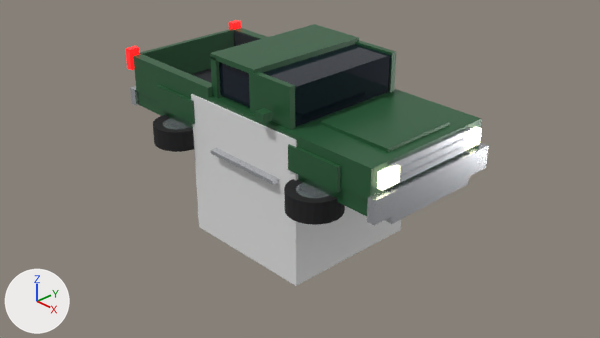
The Blender file cars/bodies/pickup.blend, before and after one commit.
The view is the same before and after, from the file's camera 'Camera'. Arrows for +X, +Y and +Z are at lower left; the lights stay in place. The picture after the commit comes second.

The first picture shows 'Body', 'Cube', 'HeadlightL', 'Trim', 'Wheel_FL', 'Wheel_RL', 'Windows' and 4 more.
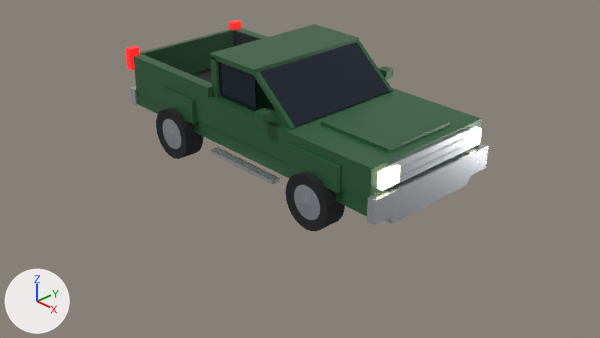
Boxes [x1, y1, x2, y2] around the edits, measured in the pictures (600 x 338 px; the box of a moved part takes in the faces that stretch with it):
'Cube', deleted
    before: [191, 94, 401, 286]
'Windows', reshaped
    before: [219, 44, 391, 127]
    after: [218, 42, 389, 127]
'Wheel_FL', turned
    before: [284, 179, 345, 225]
    after: [285, 172, 345, 231]
'Wheel_RL', turned
    before: [153, 115, 194, 152]
    after: [156, 108, 203, 159]
part 1 of me_body, moved or reshaped
    before: [249, 71, 295, 130]
    after: [254, 72, 295, 129]
part 2 of me_body, moved or reshaped
    before: [355, 40, 396, 92]
    after: [356, 41, 393, 92]
part 4 of me_wheel_mesh, moved or reshaped
    before: [153, 115, 345, 225]
    after: [156, 108, 345, 231]

The edits, one by one:
me_body has 152 vertices, 114 faces and spans x -2.42..2.15, y -1.14..1.14, z 0.44..1.62.
me_body is used by ob_body; location (0.0, 0.0, 0.0).
Part 1, on me_body:
Vertex 56 of me_body moves from (0.1, -0.84, 1.04) to (0.82, -0.84, 1.06) at pixel (295, 127).
Vertex 57 of me_body moves from (0.82, -0.84, 1.04) at pixel (295, 128) to (0.82, -0.9, 1.06) at pixel (291, 128).
Vertex 58 of me_body moves from (0.82, -0.84, 1.58) at pixel (295, 85) to (0.2, -0.9, 1.58) at pixel (255, 72).
Vertex 59 of me_body moves from (0.1, -0.84, 1.58) to (0.2, -0.84, 1.58) at pixel (259, 71).
Vertex 60 of me_body moves from (0.1, -0.92, 1.04) at pixel (250, 113) to (0.78, -0.84, 1.02).
Vertex 61 of me_body moves from (0.82, -0.92, 1.04) at pixel (290, 130) to (0.78, -0.9, 1.02).
Vertex 62 of me_body moves from (0.82, -0.92, 1.58) at pixel (289, 87) to (0.16, -0.9, 1.54) at pixel (253, 75).
Vertex 63 of me_body moves from (0.1, -0.92, 1.58) at pixel (248, 71) to (0.16, -0.84, 1.54).
Part 2, on me_body:
Vertex 64 of me_body moves from (0.1, 0.92, 1.04) to (0.82, 0.9, 1.06) at pixel (393, 90).
Vertex 65 of me_body moves from (0.82, 0.92, 1.04) at pixel (394, 91) to (0.82, 0.84, 1.06) at pixel (390, 91).
Vertex 66 of me_body moves from (0.82, 0.92, 1.58) at pixel (396, 51) to (0.2, 0.84, 1.58) at pixel (356, 41).
Vertex 67 of me_body moves from (0.1, 0.92, 1.58) to (0.2, 0.9, 1.58) at pixel (359, 40).
Vertex 68 of me_body moves from (0.1, 0.84, 1.04) to (0.78, 0.9, 1.02).
Vertex 69 of me_body moves from (0.82, 0.84, 1.04) at pixel (390, 92) to (0.78, 0.84, 1.02).
Vertex 70 of me_body moves from (0.82, 0.84, 1.58) at pixel (392, 52) to (0.16, 0.84, 1.54).
Vertex 71 of me_body moves from (0.1, 0.84, 1.58) to (0.16, 0.9, 1.54).
me_windows is used by ob_windows; location (0.0, 0.0, 0.0).
me_windows had 32 vertices, 24 faces and spanned x -0.64..0.8, y -0.86..0.86, z 1.05..1.55.
me_windows now has 32 vertices, 24 faces and spans x -0.64..0.81, y -0.87..0.87, z 1.03..1.58.
Part 3, on me_windows:
6 vertices are removed from x 0.16..0.8, y -0.84..0.84, z 1.05..1.55.
6 faces are deleted.
4 vertices in x -0.55..0.15, y -0.86, z 1.08..1.54 move by (0.0, -0.01, 0.0).
4 vertices in x -0.55..0.15, y 0.86, z 1.08..1.54 move by (0.0, 0.01, 0.0).
4 vertices in x -0.62, y -0.76..0.76, z 1.25..1.54 move by (0.01, 0.0, 0.0).
2 vertices move from x 0.16..0.8, y -0.84..0.84, z 1.05..1.55 to x 0.19..0.79, y -0.84..0.84, z 1.03..1.58.
6 vertices are added at (0.81, 0.84, 1.07), (0.81, -0.84, 1.07), (0.19, -0.84, 1.58), (0.79, 0.84, 1.03), (0.17, -0.84, 1.54), (0.17, 0.84, 1.54).
6 new faces join them.
me_wheel_mesh is used by ob_wheel_fl; location (1.3, -0.98, 0.35).
me_wheel_mesh had 146 vertices, 168 faces and spanned x -0.35..0.35, y -0.35..0.35, z -0.143..0.143.
me_wheel_mesh now has 146 vertices, 168 faces and spans x -0.35..0.35, y -0.143..0.143, z -0.35..0.35.
me_wheel_mesh part 4: the whole mesh is turned -90 degrees about the x axis through its middle.
Object 'Cube' (ob_cube) is deleted.
